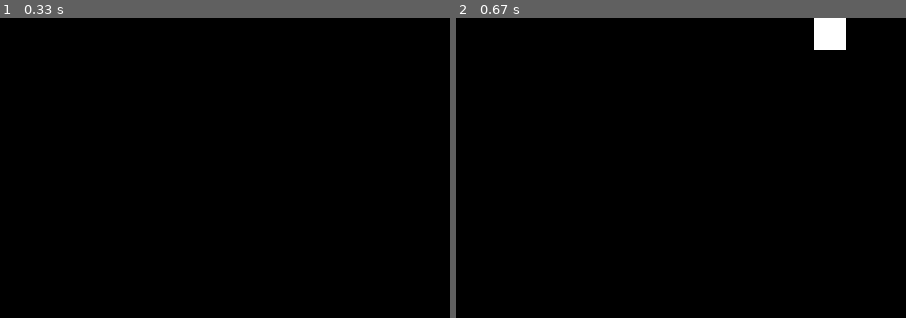
Above: before the commit, frames 1-2 (left to right).
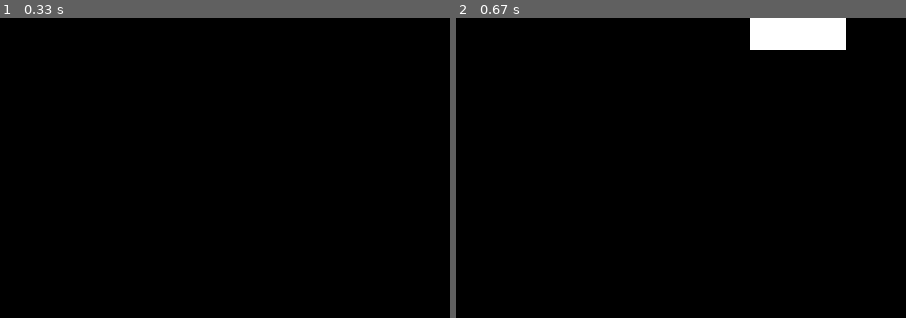
Above: after the commit, the same moments.

Repository: FoRVaiS/3522-assignment-1
Game: pygame game, started from src/cli.py
The game is run twice, just before and just after one commit, with the same random seed, the same clock (stepped at 60 frames per second) and the same inputs.
Inputs:
- Up to frame 1 (0.33 s): no input
- Up to frame 2 (0.67 s): hold D from 0.33 s (still down)
The pictures show only the part of the screen within x 50-100%, y 0-50%; the shares and areas given below are measured in that part.

Frame 1 is identical in both runs. In frame 2, 1.5% of the frame differs, in the area x 65-80%, y 0-11%.

Commit message:
feat(systems): create components and systems to follow an entity

Diff:
--- a/src/Component.py
+++ b/src/Component.py
@@ -37,3 +37,8 @@
 
 class PlayerControllerComponent(Component):
     pass
+
+
+class AiFollowComponent(Component):
+    def __init__(self, game_object) -> None:
+        self.target = game_object
--- a/src/Game.py
+++ b/src/Game.py
@@ -10,8 +10,8 @@
 from PygameEventManager import PygameEventManager
 from Window import Window
 from World import World
-from System import RenderingSystem, KeyboardInputSystem, MovementSystem
-from Component import RenderComponent, TransformComponent, PlayerControllerComponent
+from System import RenderingSystem, KeyboardInputSystem, MovementSystem, AiFollowSystem
+from Component import RenderComponent, TransformComponent, PlayerControllerComponent, AiFollowComponent
 from GameObject import Entity
 
 
@@ -48,9 +48,18 @@
         self.player.add_component(PlayerControllerComponent())
         self.world.add_game_object(self.player)
 
+        self.segment = Entity(x=200, y=0, width=32, height=32)
+        self.segment.add_component(AiFollowComponent(self.player))
+        self.world.add_game_object(self.segment)
+
+        self.segment2 = Entity(x=200, y=0, width=32, height=32)
+        self.segment2.add_component(AiFollowComponent(self.segment))
+        self.world.add_game_object(self.segment2)
+
         self.rendering_system = RenderingSystem(screen, [TransformComponent, RenderComponent])
         self.keyboard_input_system = KeyboardInputSystem(self.pg_event_manager, [PlayerControllerComponent, TransformComponent])
         self.movement_system = MovementSystem([TransformComponent])
+        self.follow_system = AiFollowSystem([AiFollowComponent, TransformComponent])
 
         self.start()
         self.loop(tickrate)
@@ -74,6 +83,7 @@
         objects = self.world.get_game_objects()
 
         self.movement_system.process(objects)
+        self.follow_system.process(objects)
         self.rendering_system.process(objects)
         self.window.update()
 
--- a/src/System.py
+++ b/src/System.py
@@ -5,7 +5,7 @@
 
 from PygameEventManager import PygameEventManager
 from GameObject import GameObject
-from Component import Component, RenderComponent, TransformComponent, PlayerControllerComponent
+from Component import Component, RenderComponent, TransformComponent, PlayerControllerComponent, AiFollowComponent
 
 
 class System(ABC):
@@ -45,6 +45,30 @@
             if transform_component:
                 transform_component.x += transform_component.vel_x * transform_component.width
                 transform_component.y += transform_component.vel_y * transform_component.height
+
+
+class AiFollowSystem(System):
+    def process(self, game_objects: List[GameObject]) -> None:
+        for entity in self._filter_objects(game_objects):
+            ai_component = entity.get_component(AiFollowComponent)
+
+            if ai_component and ai_component.target:
+                follower_transform_component = entity.get_component(TransformComponent)
+                target_transform_component = ai_component.target.get_component(TransformComponent)
+
+                if follower_transform_component and target_transform_component:
+                    # Get the follower coordinates
+                    follower_x, follower_y = follower_transform_component.x, follower_transform_component.y
+
+                    # Get the target coordinates
+                    target_x, target_y = target_transform_component.x, target_transform_component.y
+
+                    # Calculate the x_dir and y_dir difference between the follower and target
+                    x_dir = max(min(target_x - follower_x, 1), -1)
+                    y_dir = max(min(target_y - follower_y, 1), -1)
+
+                    follower_transform_component.vel_x = x_dir
+                    follower_transform_component.vel_y = y_dir
 
 
 class KeyboardInputSystem(System):
